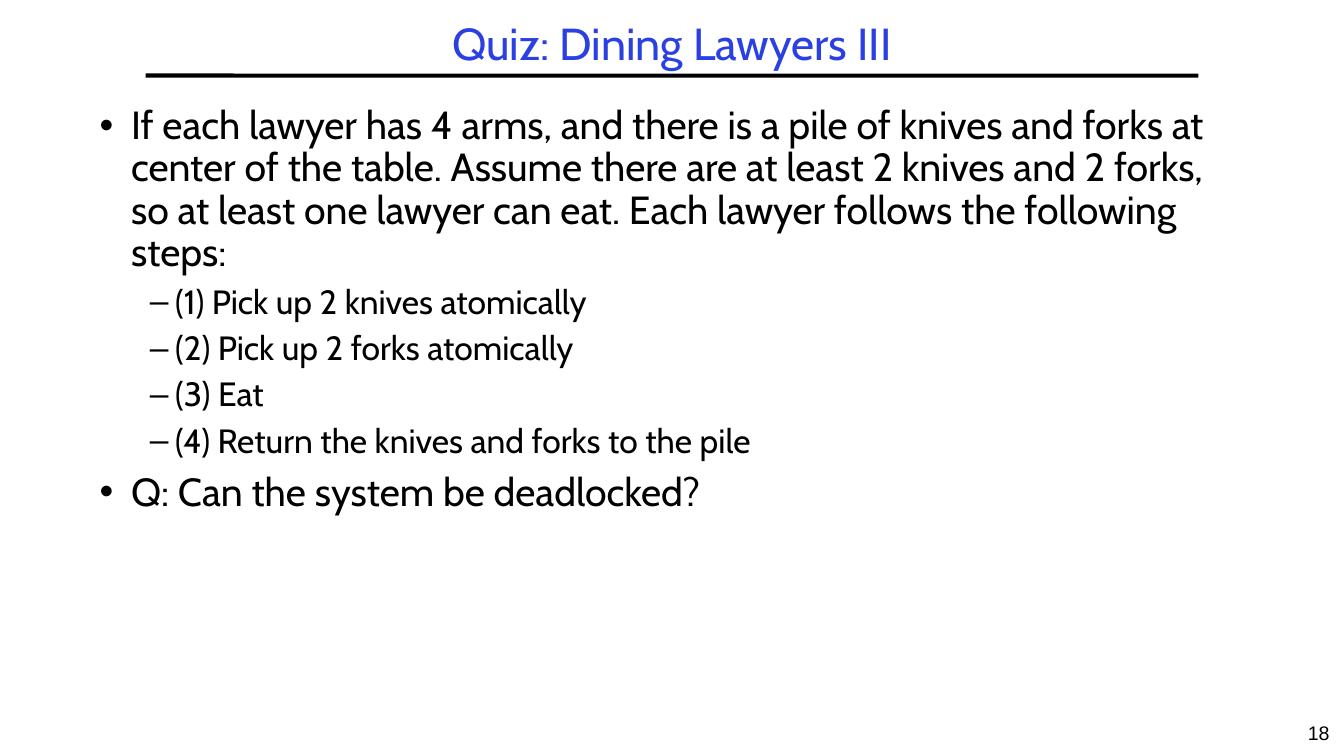
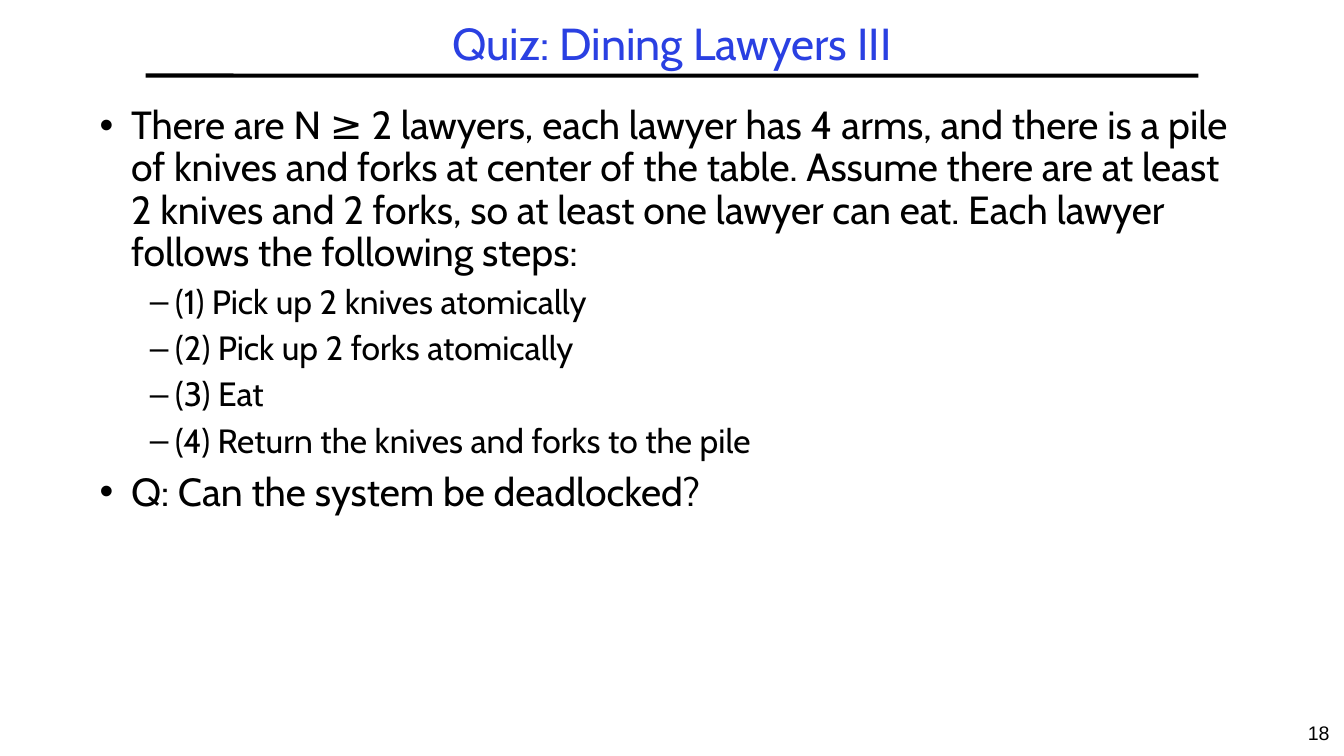
Before and after one commit to guhofstra/CSC256Fa25, a slide deck: slide 18 of PPTs/L4-Exercises ANS.pptx. Drawn at 1344x756 pixels with LibreOffice and Linux fonts; fonts in the diff are those of the drawing. Boxes give left, top, right and bottom in pixels: in the first picture for what was removed or moved away, otherwise in the second. Text is boxed around its words. In the diff, an @@ line names an element or a change of style, - is before the commit and + after.

```diff
--- a/PPTs/L4-Exercises ANS.pptx
+++ b/PPTs/L4-Exercises ANS.pptx
@@ text at (131, 109, 1227, 276): text changed @@
-• If each lawyer has 4 arms, and there is a pile of knives and forks at center of the table. Assume there are at least 2 knives and 2 forks, so at least one lawyer can eat. Each lawyer follows the following steps:
+• There are N ≥ 2 lawyers, each lawyer has 4 arms, and there is a pile of knives and forks at center of the table. Assume there are at least 2 knives and 2 forks, so at least one lawyer can eat. Each lawyer follows the following steps:
```
Also in this commit, not shown: 3 other slides changed, 1 other file.
